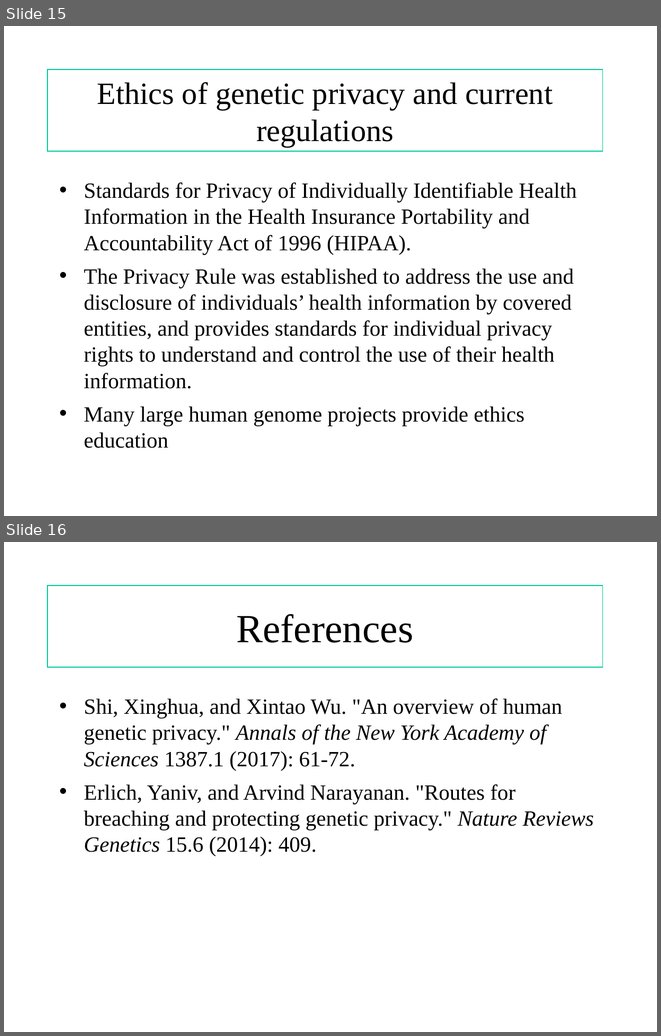
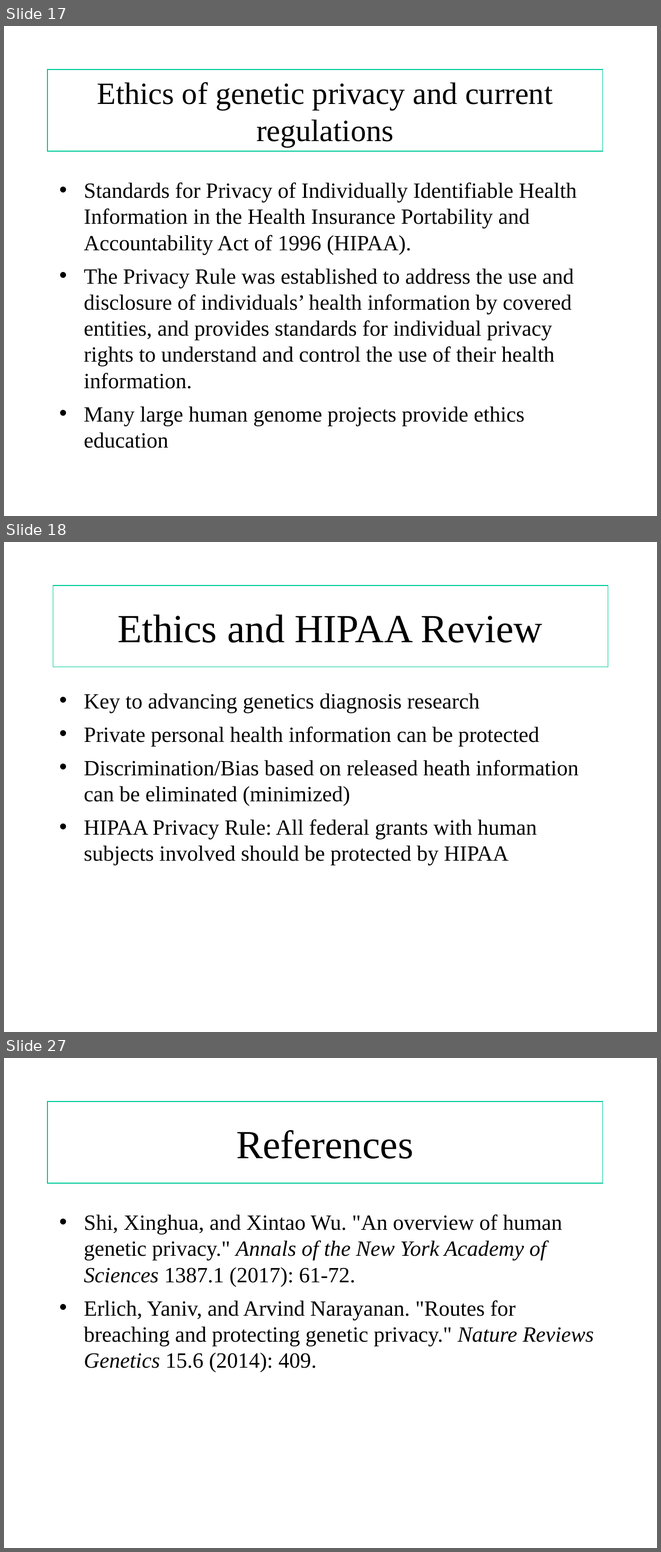
Before and after one commit to shilab/Genetic-Privacy-, a slide deck: risks and ethics.ppt. Shown one above the other, each under a label of ours: slides 15 and 16 before the commit, slides 17, 18 and 27 after it; the slides between them are not shown. The pictures are 661x1036 and 661x1552 pixels, drawn with LibreOffice and Linux fonts; fonts in the diff are those of the drawing. Boxes give left, top, right and bottom in pixels: in the first picture for what was removed or moved away, otherwise in the second. Text is boxed around its words. In the diff, an @@ line names an element or a change of style, - is before the commit and + after.

```diff
--- a/risks and ethics.ppt
+++ b/risks and ethics.ppt
@@ slide 18 added at [4, 542, 657, 1032], background #FFFFFF @@
@@ title added at [53, 586, 608, 668], outline #00CC99 0.74 pt, 44 pt, text #000000 @@
+Ethics and HIPAA Review
@@ text added at [84, 693, 579, 865], 24 pt, text #000000 @@
+• Key to advancing genetics diagnosis research
+• Private personal health information can be protected
+• Discrimination/Bias based on released heath information can be eliminated (minimized)
+• HIPAA Privacy Rule: All federal grants with human subjects involved should be protected by HIPAA
@@ what was slide 15 is now slide 17 @@
@@ what was slide 16 is now slide 27 @@
```
Also in this commit, not shown: 10 other slides added.
